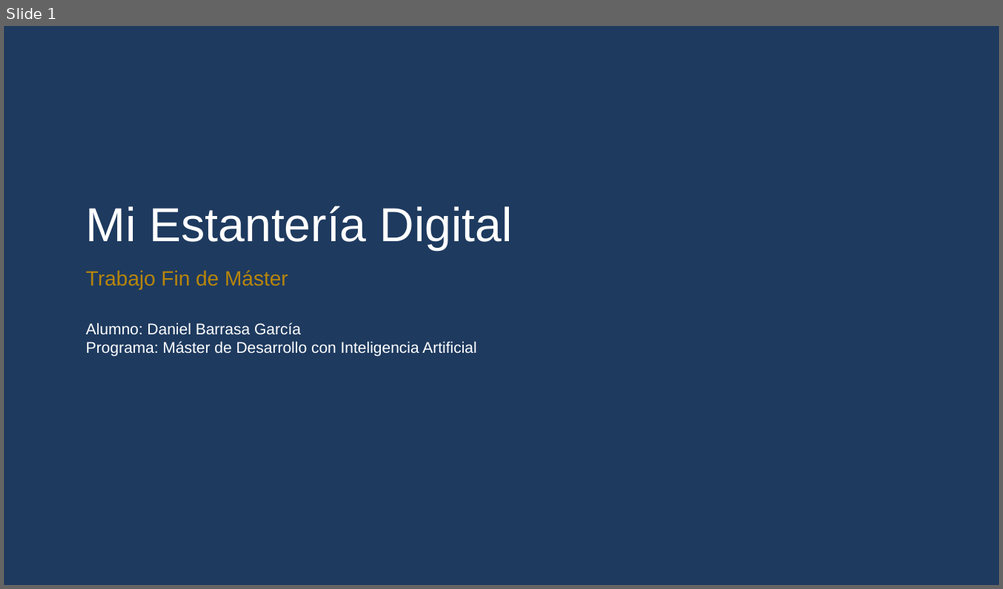
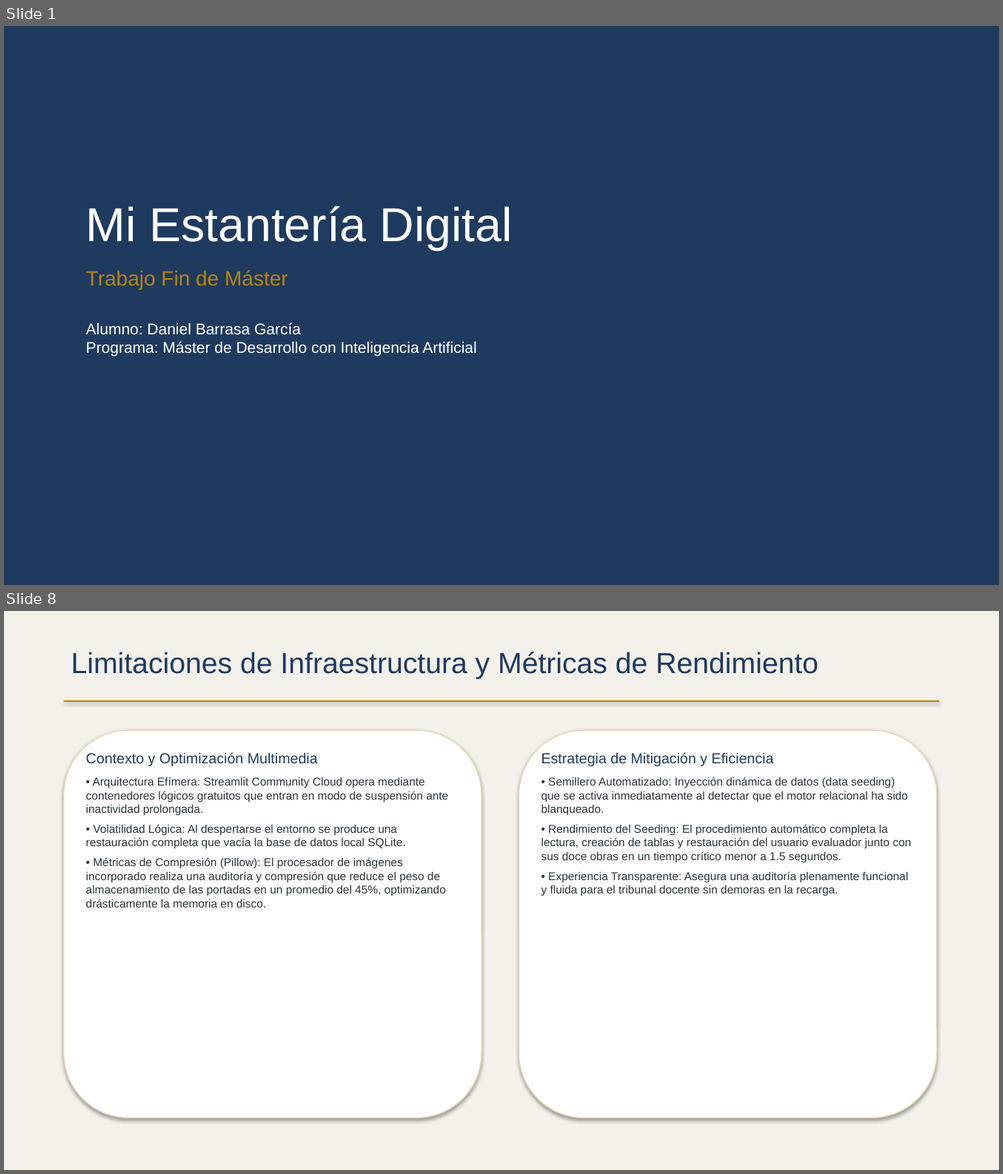
Before and after one commit to dabarra/Mi-Estanteria-Digital, a slide deck: Presentacion_TFM_Daniel_Barrasa.pptx. Shown one above the other, each under a label of ours: slide 1 before the commit, slides 1 and 8 after it; the slides between them are not shown. The pictures are 1003x589 and 1003x1174 pixels, drawn with LibreOffice and Linux fonts; fonts in the diff are those of the drawing. Boxes give left, top, right and bottom in pixels: in the first picture for what was removed or moved away, otherwise in the second. Text is boxed around its words. In the diff, an @@ line names an element or a change of style, - is before the commit and + after.

Commit message:
docs: actualizar presentación ejecutiva del TFM a la versión premium v3 - Incorporada la justificación metodológica de la persistencia y el enfoque PMV asistido por IA. - Añadida nueva sección con la estrategia de testing (pruebas unitarias, control de concurrencia y validación de contramedidas). - Documentadas las métricas de rendimiento del semillero automatizado (<1.5s) y de compresión multimedia de Pillow (~45%). - Establecida la hoja de ruta evolutiva a largo plazo (PostgreSQL, Amazon S3 y recomendador semántico de lecturas basado en LLMs).

```diff
--- a/Presentacion_TFM_Daniel_Barrasa.pptx
+++ b/Presentacion_TFM_Daniel_Barrasa.pptx
@@ slide 8 added at [4, 611, 999, 1170], background #F4F1EB @@
@@ text added at [71, 652, 818, 679], 28 pt, text #1E3A5F @@
+Limitaciones de Infraestructura y Métricas de Rendimiento
@@ rectangle added at [64, 701, 939, 702], fill #B8860B @@
@@ rounded rectangle added at [64, 730, 481, 1119], fill #FFFFFF, outline #E6D7B4 1 pt @@
@@ rounded rectangle added at [519, 730, 936, 1119], fill #FFFFFF, outline #E6D7B4 1 pt @@
@@ text added at [86, 752, 448, 908], 11 pt, text #28323C @@
+Contexto y Optimización Multimedia
+• Arquitectura Efímera: Streamlit Community Cloud opera mediante contenedores lógicos gratuitos que entran en modo de suspensión ante inactividad prolongada.
+• Volatilidad Lógica: Al despertarse el entorno se produce una restauración completa que vacía la base de datos local SQLite.
+• Métricas de Compresión (Pillow): El procesador de imágenes incorporado realiza una auditoría y compresión que reduce el peso de almacenamiento de las portadas en un promedio del 45%, optimizando drásticamente la memoria en disco.
@@ text added at [541, 752, 911, 896], 11 pt, text #28323C @@
+Estrategia de Mitigación y Eficiencia
+• Semillero Automatizado: Inyección dinámica de datos (data seeding) que se activa inmediatamente al detectar que el motor relacional ha sido blanqueado.
+• Rendimiento del Seeding: El procedimiento automático completa la lectura, creación de tablas y restauración del usuario evaluador junto con sus doce obras en un tiempo crítico menor a 1.5 segundos.
+• Experiencia Transparente: Asegura una auditoría plenamente funcional y fluida para el tribunal docente sin demoras en la recarga.
```
Also in this commit, not shown: 5 other slides changed, 2 other slides added, 2 slides removed.
